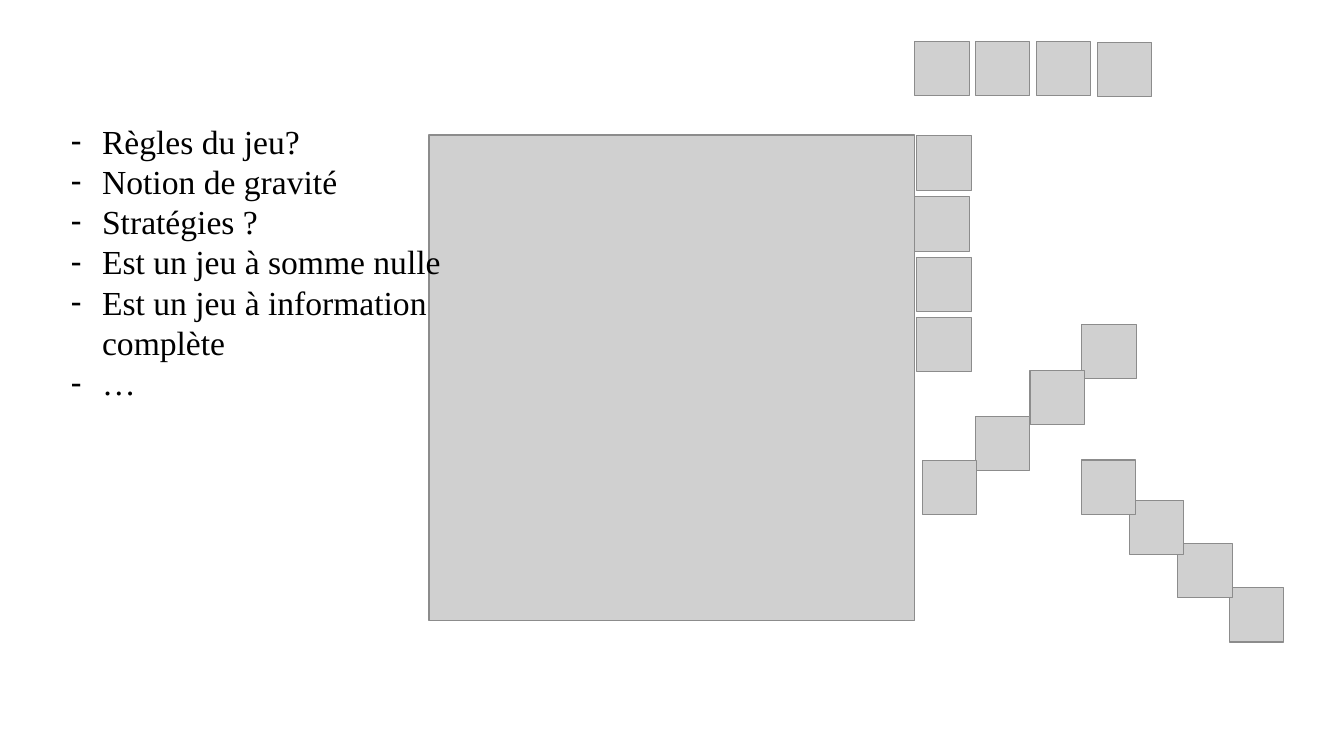
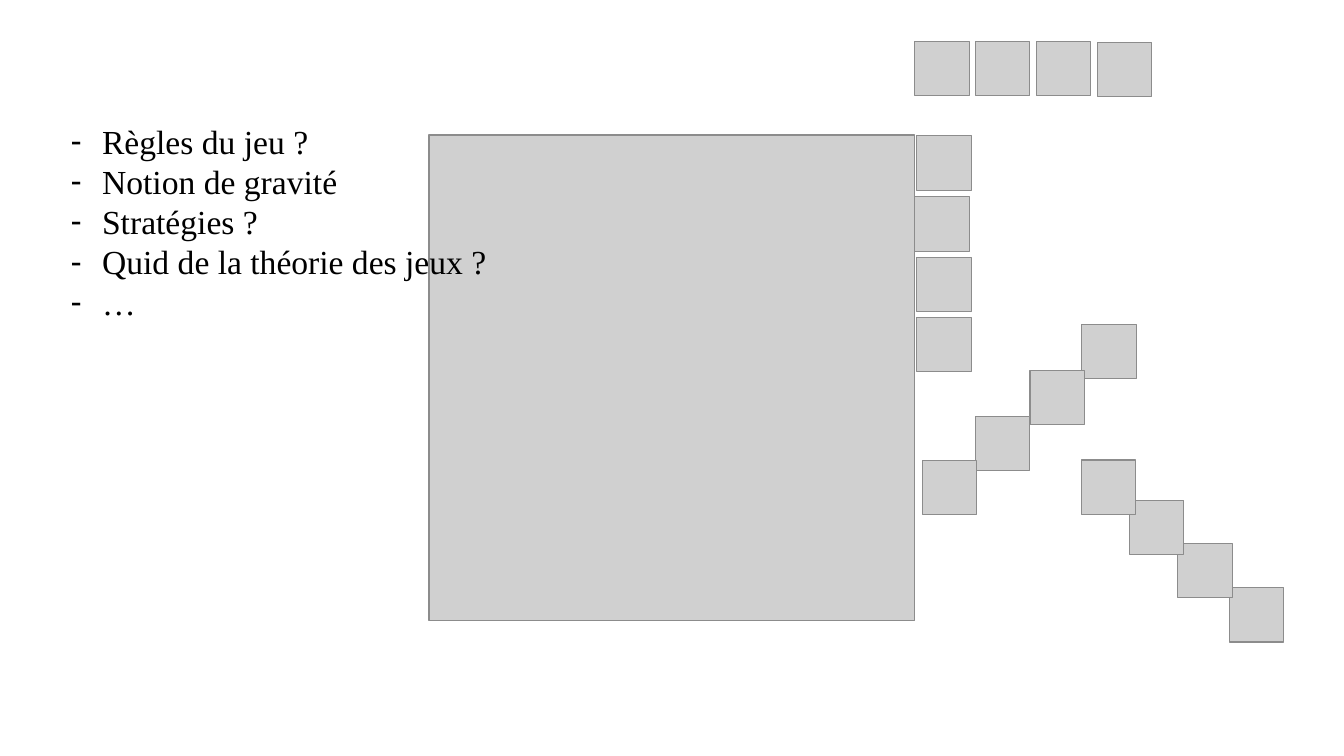
Before and after one commit to FloTrat/Puissance4Prolog, a slide deck: slide 2 of soutenanceH4132.pptx. Drawn at 1344x756 pixels with LibreOffice and Linux fonts; fonts in the diff are those of the drawing; grey boxes stand for pictures. Boxes give left, top, right and bottom in pixels: in the first picture for what was removed or moved away, otherwise in the second. Text is boxed around its words. In the diff, an @@ line names an element or a change of style, - is before the commit and + after.

```diff
--- a/soutenanceH4132.pptx
+++ b/soutenanceH4132.pptx
@@ text at (102,130,285,160): spaces changed @@
-– Règles du jeu?
+– Règles du jeu ?
@@ text at (102,248,463,281): text changed @@
-– Est un jeu à somme nulle
-– Est un jeu à information complète
+– Quid de la théorie des jeux ?
```
Also in this commit, not shown: 2 other slides changed.
